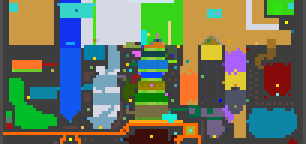
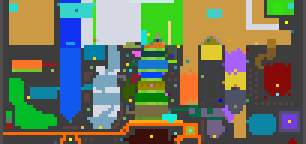
Before/after of a w=306, h=144 layered artwork. What changed in the layer stack:
painted on "biome_map.png" over left=249, top=108, right=303, bottom=138
